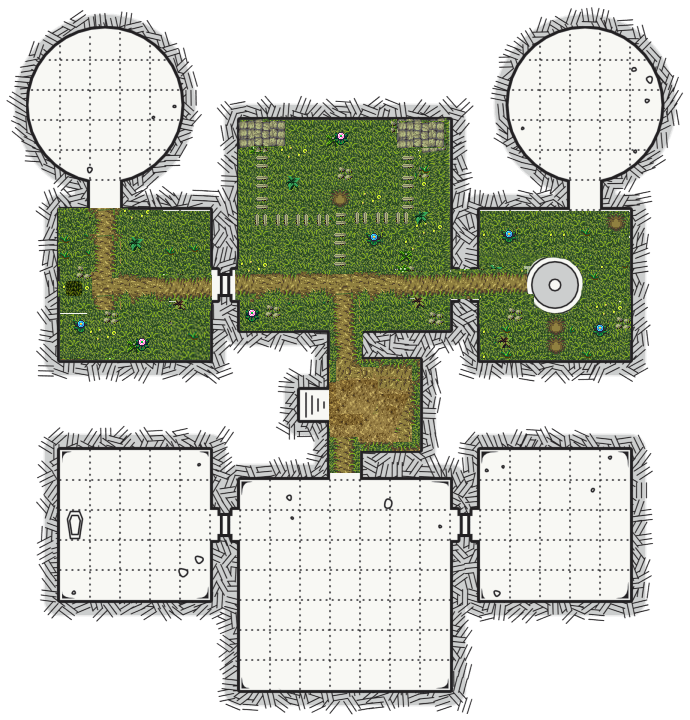
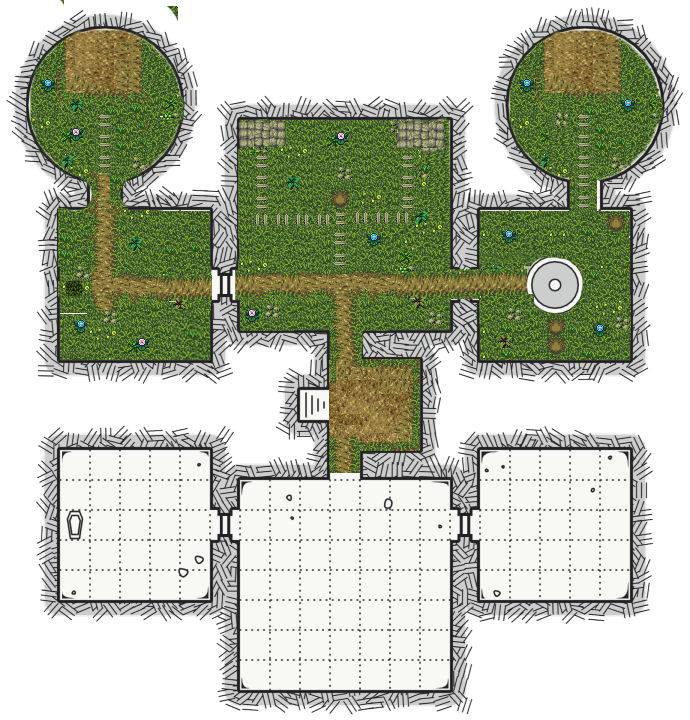
Layer changes from the first (690, 720) image to the second:
removed layer "Capa 91" over [58, 117, 631, 215]
added layer "Capa 103" above "Capa 102" over [570, 173, 597, 215]
added layer "Capa 102" above "Capa 101" over [611, 96, 650, 130]
added layer "Capa 101" above "Capa 100" over [548, 98, 576, 167]
added layer "Capa 100" above "Capa 99" over [509, 29, 663, 181]
added layer "Capa 99" above "Capa 1" over [29, 0, 631, 215]
